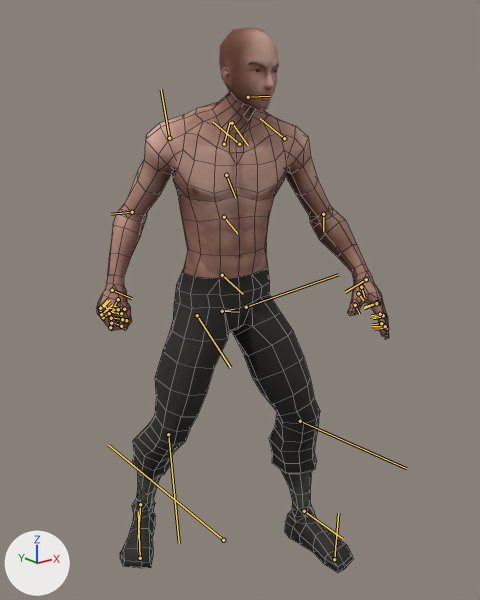
Renders of the FBX model Anim/Idle_Eqip.FBX from each side of a commit.
One viewpoint serves both versions: a camera (50 mm lens) standing at (-1.245, -1.65, 1.565) and looking at (0.02, -0.068, 0.932). The lights are fixed; the arrows at lower left show +X, +Y and +Z. Both versions are drawn at frame 1 of the action 'Take 001'; the numbers are the values there. The bones that bend it are drawn over the model as lines. Mesh edges are drawn as thin lines on the coarser meshes.

In view in the first picture: 'Man_Body_0', 'Man_Face_0', '对象003'.
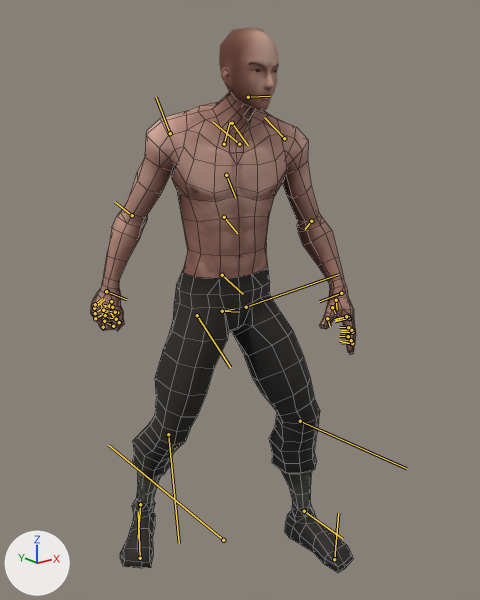
The change in detail:
Bone 'Bip001 L UpperArm' (bone_bip001_l_upperarm) turns from (10, 16, -11) to (13, 25, -10) degrees about its own x, y and z.
Bone 'Bip001 L Forearm' (bone_bip001_l_forearm) turns from (0, 0, -16) to (0, 0, -6) degrees about its own x, y and z.
Bone 'Bip001 R Clavicle' (bone_bip001_r_clavicle) turns from (0, 4, 0) to (0, 9, 0) degrees about its own x, y and z.
Bone 'Bip001 R UpperArm' (bone_bip001_r_upperarm) turns from (-24, -22, 10) to (-19, -30, 2) degrees about its own x, y and z.
Bone 'Bip001 R Forearm' (bone_bip001_r_forearm) turns from (0, 0, -17) to (0, 0, 4) degrees about its own x, y and z.

Changed parts and their boxes (x1, y1, x2, y2) in the pictures (480 x 600 px):
'Man_Body_0', posed (9% narrower)
    before: (97, 93, 389, 340)
    after: (91, 93, 356, 354)
bone 'Bip001 L UpperArm', root to tip
    before: (284, 138) to (260, 118)
    after: (284, 138) to (264, 117)
bone 'Bip001 L Forearm', root to tip
    before: (323, 214) to (323, 231)
    after: (311, 221) to (305, 229)
bone 'Bip001 R UpperArm', root to tip
    before: (169, 138) to (161, 89)
    after: (170, 133) to (156, 97)
bone 'Bip001 R Forearm', root to tip
    before: (132, 212) to (111, 214)
    after: (132, 215) to (115, 202)
